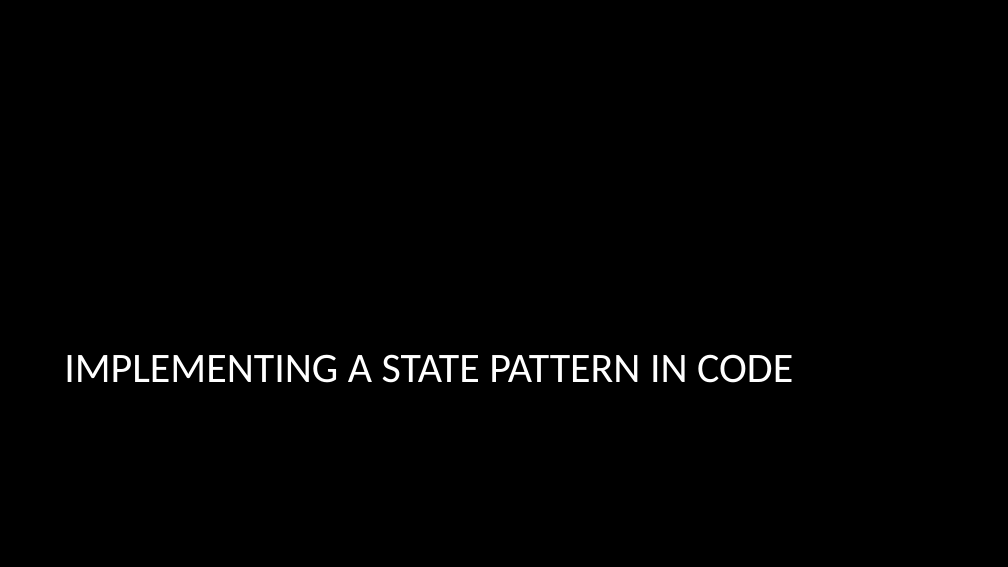
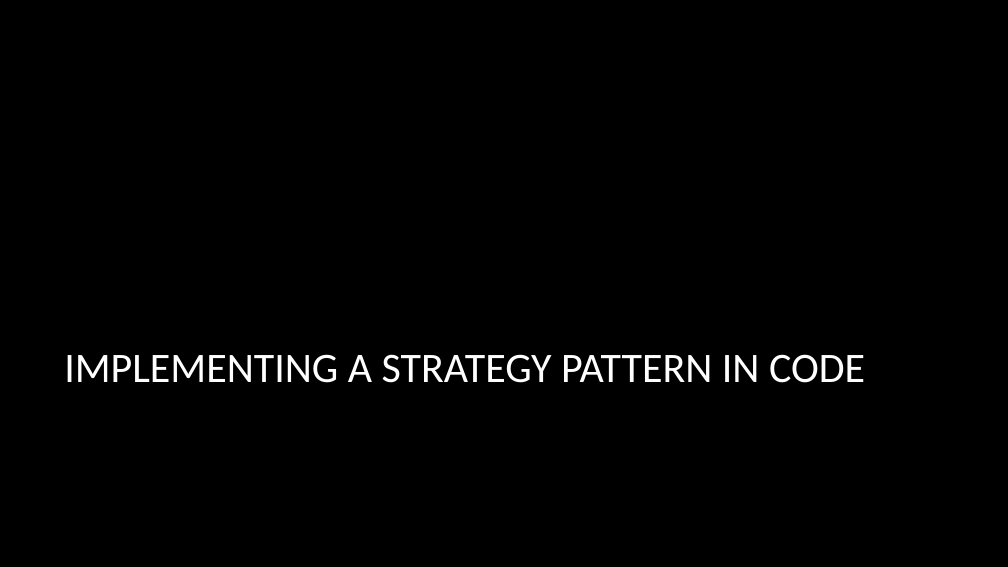
Before and after one commit to dundane/CSC360Demos, a slide deck: slide 109 of CSC360Demo/Design Patterns Slide Show.pptx (slide 107 before the commit). Drawn at 1008x567 pixels with LibreOffice and Linux fonts; fonts in the diff are those of the drawing; background and template pictures are left out. Boxes give left, top, right and bottom in pixels: in the first picture for what was removed or moved away, otherwise in the second. Text is boxed around its words. In the diff, an @@ line names an element or a change of style, - is before the commit and + after.

Commit message:
Update for strategy

```diff
--- a/CSC360Demo/Design Patterns Slide Show.pptx
+++ b/CSC360Demo/Design Patterns Slide Show.pptx
@@ title at (64, 354, 865, 383): text changed @@
-IMPLEMENTING A STATE PATTERN IN CODE
+IMPLEMENTING A STRATEGY PATTERN IN CODE
```
Also in this commit, not shown: 8 other slides changed, 2 slides added.
